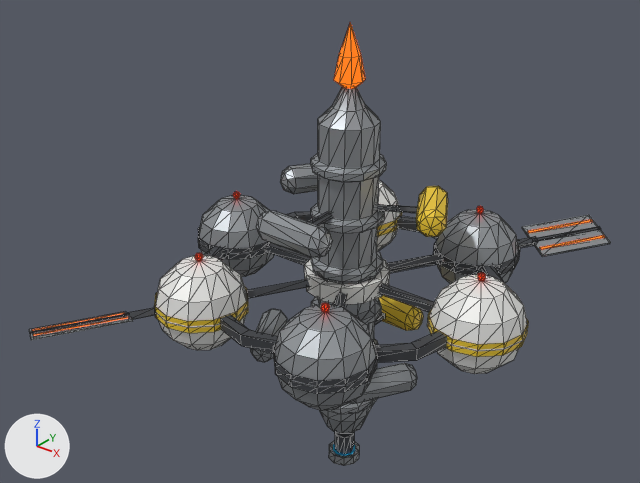
The glTF model godot/assets/stations/fuel_refinery.glb, before and after one commit.
Before and after are seen from a 50 mm lens placed at (1.536, -2.06, 1.325), pointed at (-0.088, -0.03, 0.066). The lights are fixed; the arrows at lower left show +X, +Y and +Z. The older version comes first. Mesh edges are drawn as thin lines. Vertices at exactly the same position are counted once.

Names of what the first picture shows: 'fuel_refinery'.
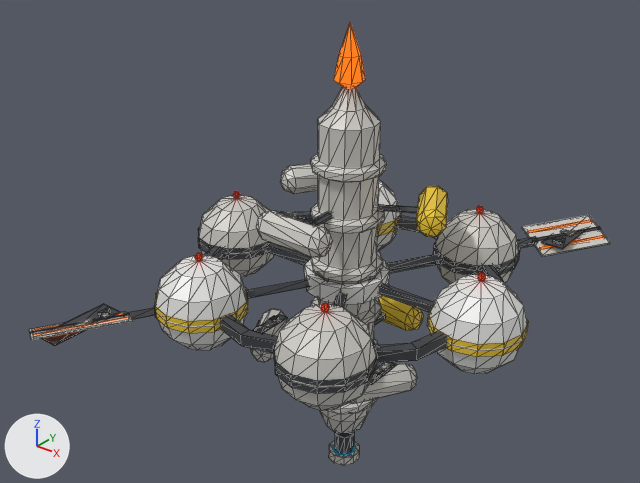
Changed parts and their boxes (x1, y1, x2, y2) in the pictures (640 x 483 px):
part 1 of me_fuel_refinery, added: after (541, 231, 584, 249)
part 2 of me_fuel_refinery, added: after (553, 236, 565, 244)
part 3 of me_fuel_refinery, added: after (41, 304, 121, 346)
part 4 of me_fuel_refinery, added: after (98, 307, 111, 317)
part 5 of me_fuel_refinery, added: after (278, 211, 318, 226)
part 6 of me_fuel_refinery, added: after (304, 217, 315, 224)
part 7 of me_fuel_refinery, added: after (253, 314, 288, 333)
part 8 of me_fuel_refinery, added: after (269, 315, 279, 322)
part 9 of me_fuel_refinery, added: after (370, 362, 397, 385)
part 10 of me_fuel_refinery, added: after (566, 230, 577, 237)
part 11 of me_fuel_refinery, added: after (75, 318, 93, 326)
part 12 of me_fuel_refinery, added: after (264, 321, 277, 328)
part 13 of me_fuel_refinery, added: after (379, 362, 391, 372)
part 14 of me_fuel_refinery, recoloured (grey to light grey): (29, 87, 611, 466) in both

The change, as a diff of the scene's bpy script:
```diff
--- a/godot/assets/stations/fuel_refinery.glb.py
+++ b/godot/assets/stations/fuel_refinery.glb.py
@@ mat_shiphull @@
+mat_shiphull = principled_material('ShipHull')
+mat_shiphull.base_color = (0.64, 0.63, 0.59)  # light grey #d1d0ca
+mat_shiphull.metallic = 0.15
+mat_shiphull.roughness = 0.58
@@ mat_shippanel @@
+mat_shippanel = principled_material('ShipPanel')
+mat_shippanel.base_color = (0.46, 0.46, 0.44)  # grey #b5b5b1
+mat_shippanel.metallic = 0.2
+mat_shippanel.roughness = 0.58
@@ me_fuel_refinery @@
 # used by ob_fuel_refinery; location = (0.0, 0.0, 0.0)
-me_fuel_refinery.from_pydata(...)  # 1596 vertices, 2868 faces; spans x -0.63..0.63, y -0.9..0.9, z -0.78..0.78
+me_fuel_refinery.from_pydata(...)  # 1844 vertices, 3240 faces; spans x -0.63..0.63, y -0.9..0.9, z -0.78..0.78
+# me_fuel_refinery part 1: a new loose piece, a box spanning x 0.3886..0.4676, y 0.6197..0.8581, z -0.0405..-0.0368, in mat_hulldark (dark grey #4d5055)
+# me_fuel_refinery part 2: a new loose piece, a box spanning x 0.419..0.4496, y 0.6431..0.6802, z -0.0365..-0.0272, in mat_hulldark (dark grey #4d5055)
+# me_fuel_refinery part 3: a new loose piece, a box spanning x -0.4676..-0.3886, y -0.8581..-0.6197, z -0.0405..-0.0368, in mat_hulldark (dark grey #4d5055)
+# me_fuel_refinery part 4: a new loose piece, a box spanning x -0.42..-0.408, y -0.678..-0.641, z -0.036..-0.022, in mat_hulldark (dark grey #4d5055)
+# me_fuel_refinery part 5: a new loose piece, a box spanning x -0.0707..0.0707, y -0.2591..-0.2371, z 0.2472..0.2508, in mat_hulldark (dark grey #4d5055)
+# me_fuel_refinery part 6: a new loose piece, a box spanning x 0.0321..0.0635, y -0.2524..-0.2435, z 0.2512..0.2628, in mat_hulldark (dark grey #4d5055)
+# me_fuel_refinery part 7: a new loose piece, a box spanning x -0.2434..-0.2057, y -0.1976..-0.0616, z -0.2505..-0.2468, in mat_hulldark (dark grey #4d5055)
+# me_fuel_refinery part 8: a new loose piece, a box spanning x -0.235..-0.214, y -0.127..-0.098, z -0.246..-0.234, in mat_hulldark (dark grey #4d5055)
+# me_fuel_refinery part 9: a new loose piece, a box spanning x 0.2157..0.2534, y -0.2034..-0.0674, z -0.2505..-0.2468, in mat_hulldark (dark grey #4d5055)
+# me_fuel_refinery part 10: a new loose piece, a box spanning x 0.4317..0.4522, y 0.7258..0.7721, z -0.0365..-0.0309, in mat_shippanel (grey #b5b5b1)
+# me_fuel_refinery part 11: a new loose piece, a box spanning x -0.4207..-0.396, y -0.7639..-0.7149, z -0.0365..-0.0272, in mat_shippanel (grey #b5b5b1)
+# me_fuel_refinery part 12: a new loose piece, a box spanning x -0.2292..-0.2072, y -0.1593..-0.1143, z -0.2464..-0.2403, in mat_shippanel (grey #b5b5b1)
+# me_fuel_refinery part 13: a new loose piece, a box spanning x 0.226..0.248, y -0.127..-0.095, z -0.246..-0.235, in mat_shippanel (grey #b5b5b1)
+# me_fuel_refinery part 14: 1416 faces spanning x -0.63..0.56, y -0.9..0.9, z -0.78..0.6 switch from mat_hull (grey #9ba0a4) to mat_shiphull (light grey #d1d0ca)
+# other edits to the shape of me_fuel_refinery do not show in these pictures
 me_fuel_refinery.materials.append(mat_glow)
@@ me_fuel_refinery @@
 me_fuel_refinery.materials.append(mat_light)
+me_fuel_refinery.materials.append(mat_shippanel)  # grey #b5b5b1
```
